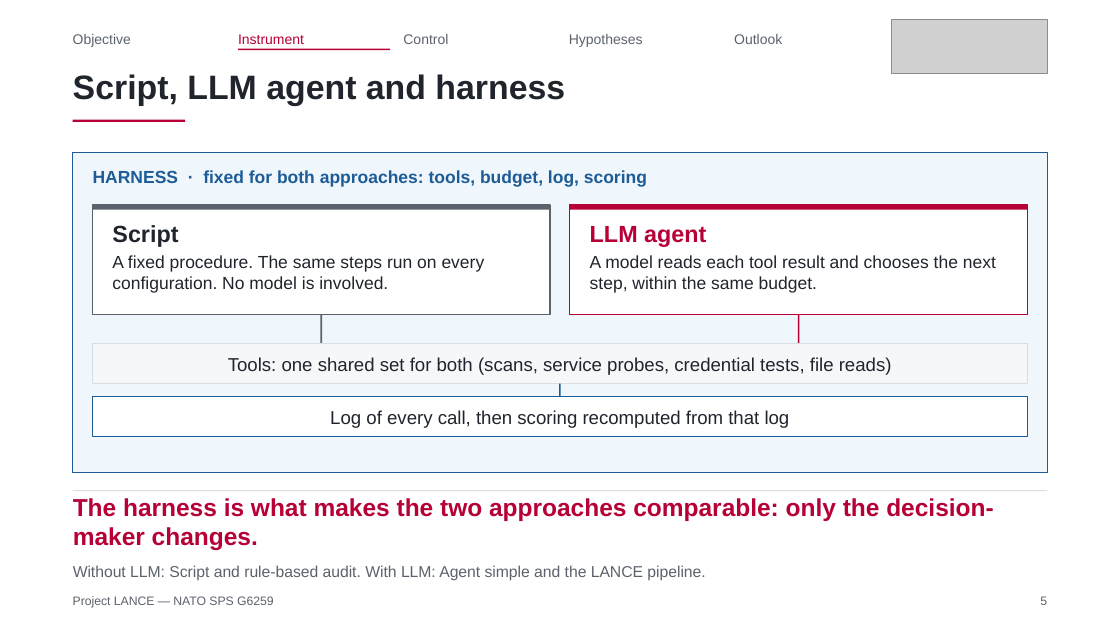
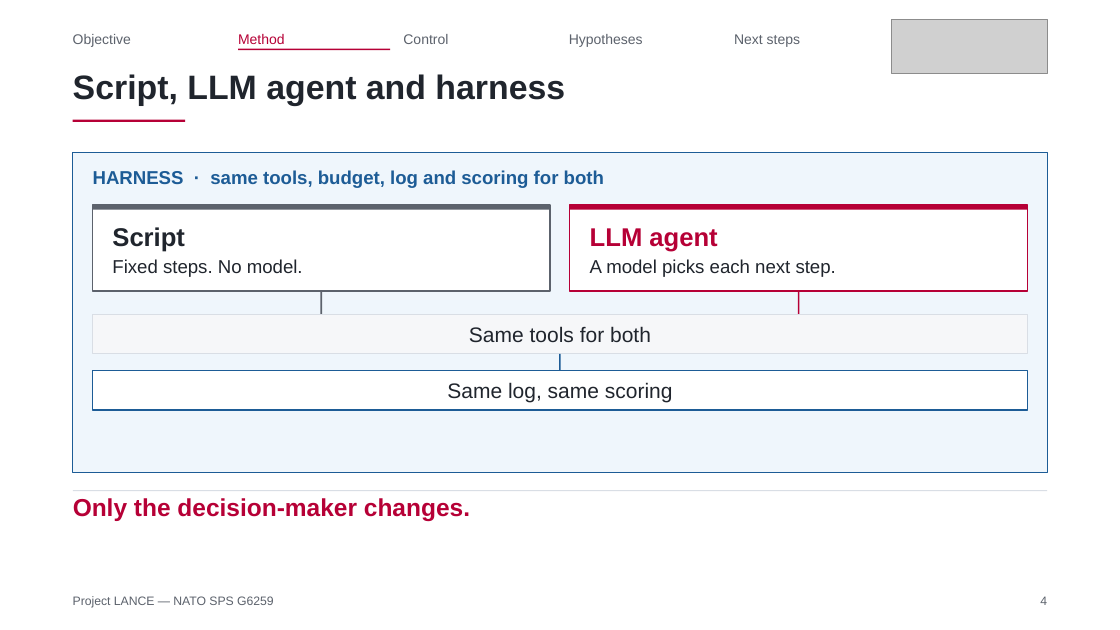
Before and after one commit to Tanguyvans/LANCE, a slide deck: slide 4 of objectifs/presentation-2026-10-23/slides.pptx (slide 5 before the commit). Drawn at 1120x630 pixels with LibreOffice and Linux fonts; fonts in the diff are those of the drawing; grey boxes stand for pictures. Boxes give left, top, right and bottom in pixels: in the first picture for what was removed or moved away, otherwise in the second. Text is boxed around its words. In the diff, an @@ line names an element or a change of style, - is before the commit and + after.

```diff
--- a/objectifs/presentation-2026-10-23/slides.pptx
+++ b/objectifs/presentation-2026-10-23/slides.pptx
@@ text at bbox=[238, 34, 285, 44]: text changed @@
-Instrument
+Method
@@ text at bbox=[734, 34, 800, 47]: text changed @@
-Outlook
+Next steps
@@ text at bbox=[93, 170, 604, 188]: text changed; size 15 to 16 pt @@
-HARNESS · fixed for both approaches: tools, budget, log, scoring
+HARNESS · same tools, budget, log and scoring for both
@@ rectangle: place and size @@
-rectangle at bbox=[92, 205, 550, 314]
+rectangle at bbox=[92, 205, 550, 291]
@@ rectangle: place and size @@
-rectangle at bbox=[570, 205, 1028, 314]
+rectangle at bbox=[570, 205, 1028, 291]
@@ text "Script" at bbox=[112, 227, 185, 252]: size 20 to 22 pt @@
@@ text "LLM agent" at bbox=[590, 228, 717, 252]: size 20 to 22 pt @@
@@ text at bbox=[112, 259, 303, 277]: text changed; size 15 to 16 pt @@
-A fixed procedure. The same steps run on every configuration. No model is involved.
+Fixed steps. No model.
@@ text at bbox=[590, 259, 836, 277]: text changed; size 15 to 16 pt @@
-A model reads each tool result and chooses the next step, within the same budget.
+A model picks each next step.
@@ rectangle: place and size @@
-rectangle at bbox=[321, 314, 323, 344]
+rectangle at bbox=[321, 291, 323, 314]
@@ rectangle: place and size @@
-rectangle at bbox=[798, 314, 800, 344]
+rectangle at bbox=[798, 291, 800, 314]
@@ rectangle: place and size @@
-rectangle at bbox=[92, 344, 1028, 383]
+rectangle at bbox=[92, 314, 1028, 354]
@@ text at bbox=[469, 326, 651, 343]: text changed; size 16 to 18 pt @@
-Tools: one shared set for both (scans, service probes, credential tests, file reads)
+Same tools for both
@@ rectangle: place and size @@
-rectangle at bbox=[560, 384, 561, 397]
+rectangle at bbox=[560, 354, 561, 371]
@@ rectangle: place and size @@
-rectangle at bbox=[92, 397, 1028, 436]
+rectangle at bbox=[92, 371, 1028, 410]
@@ text at bbox=[447, 382, 673, 403]: text changed; size 16 to 18 pt @@
-Log of every call, then scoring recomputed from that log
+Same log, same scoring
@@ text at bbox=[73, 498, 470, 521]: text changed @@
-The harness is what makes the two approaches comparable: only the decision-maker changes.
+Only the decision-maker changes.
@@ text removed at bbox=[73, 565, 705, 581] @@
-Without LLM: Script and rule-based audit. With LLM: Agent simple and the LANCE pipeline.
@@ text at bbox=[1040, 596, 1047, 605]: text changed @@
-5
+4
```
Also in this commit, not shown: 9 other slides changed, 3 slides removed, 3 other files.
